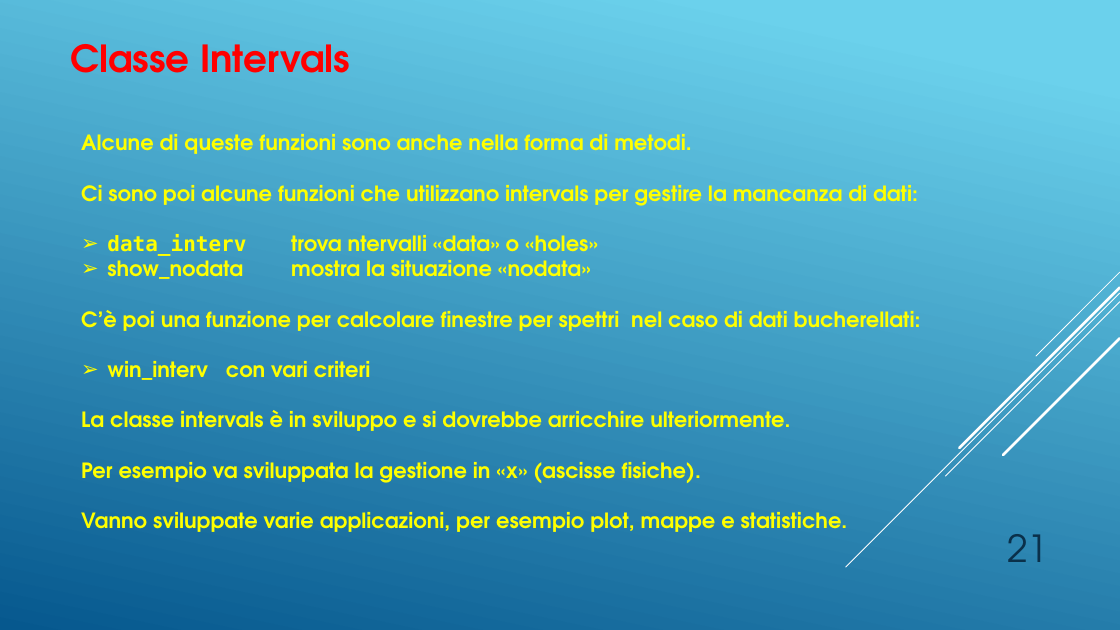
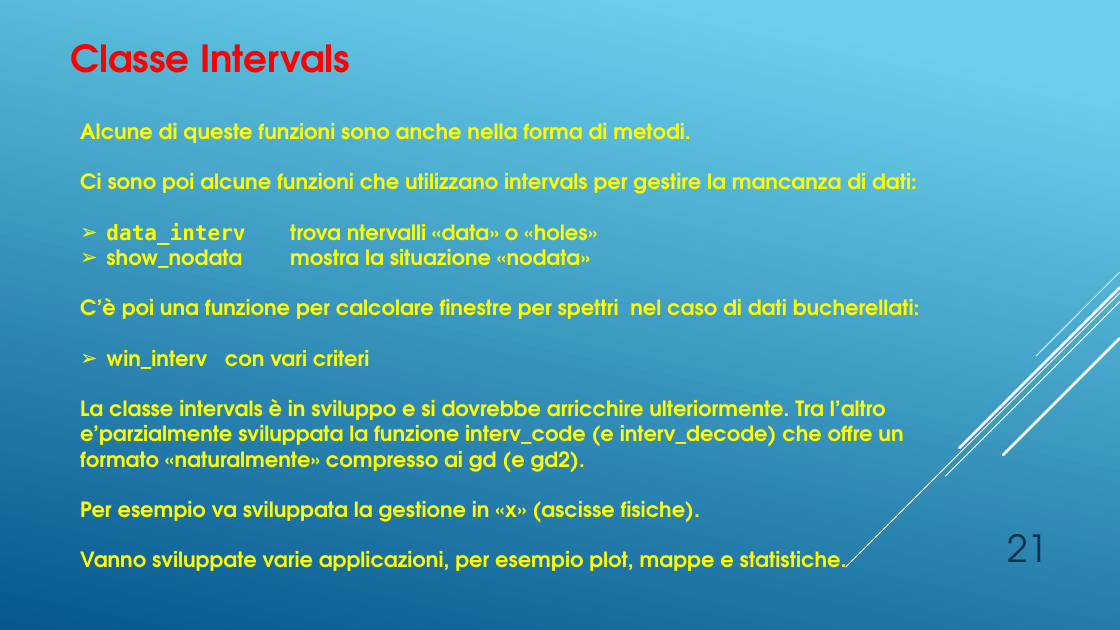
Before and after one commit to SerFrasca/SnagPy, a slide deck: slide 21 of doc/SnagPy04.pptx. Drawn at 1120x630 pixels with LibreOffice and Linux fonts; fonts in the diff are those of the drawing. Boxes give left, top, right and bottom in pixels: in the first picture for what was removed or moved away, otherwise in the second. Text is boxed around its words. In the diff, an @@ line names an element or a change of style, - is before the commit and + after.

```diff
--- a/doc/SnagPy04.pptx
+++ b/doc/SnagPy04.pptx
@@ text "Alcune di queste funzioni sono ...": place and size @@
-text "Alcune di queste funzioni sono ..." at box(81, 134, 921, 532)
+text "Alcune di queste funzioni sono ..." at box(80, 123, 920, 571)
@@ text at box(80, 399, 903, 472): text changed @@
-La classe intervals è in sviluppo e si dovrebbe arricchire ulteriormente.
+La classe intervals è in sviluppo e si dovrebbe arricchire ulteriormente. Tra l’altro e’parzialmente sviluppata la funzione interv_code (e interv_decode) che offre un formato «naturalmente» compresso ai gd (e gd2).
```
Also in this commit, not shown: 5 other slides changed, 5 slides added, 3 other files.
